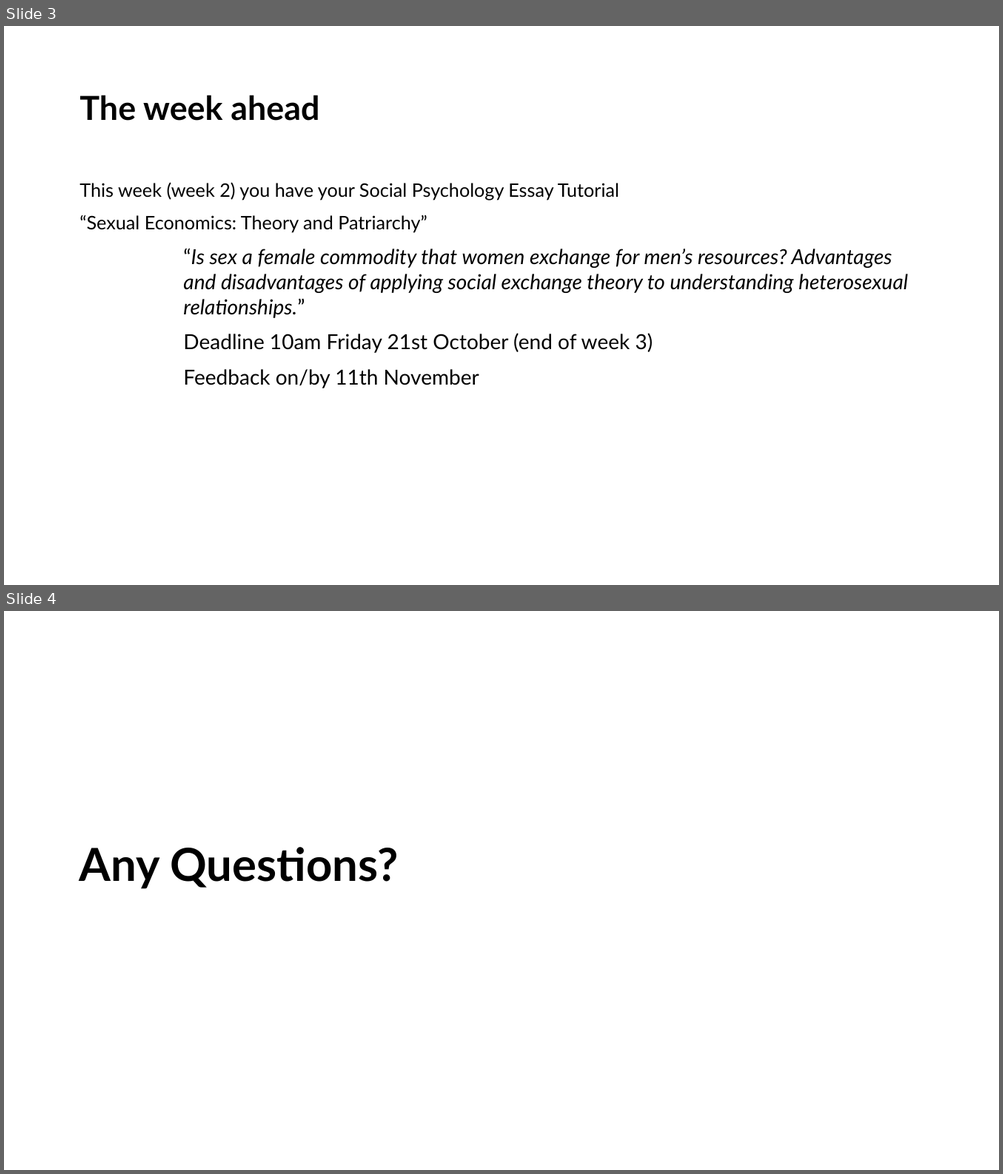
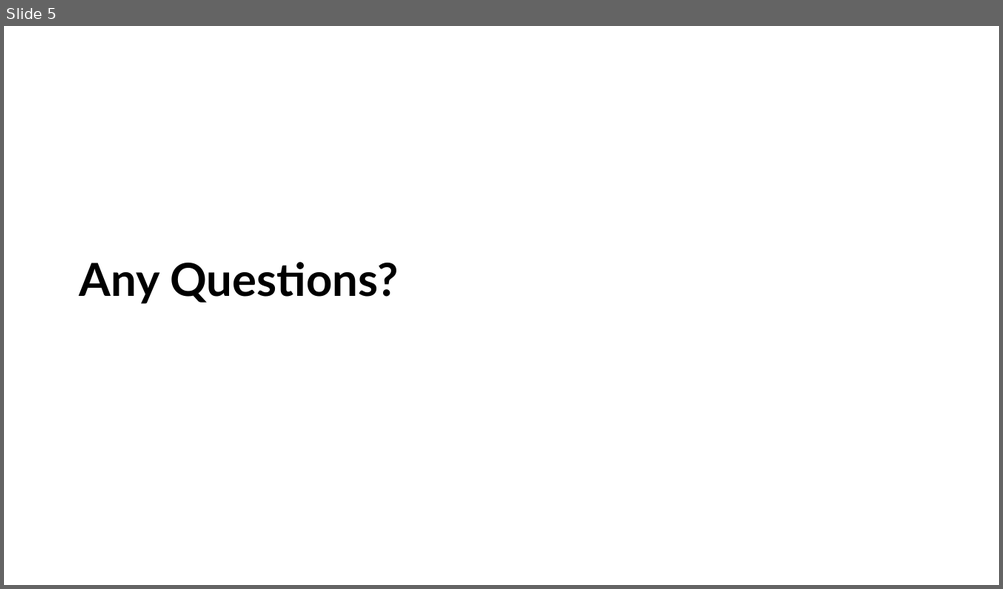
Before and after one commit to LittleMonkeyLab/PS52007Dslides, a slide deck: _site/lectures/Lecture03/Lecture03.pptx. Shown one above the other, each under a label of ours: slides 3 and 4 before the commit, slide 5 after it. The pictures are 1003x1174 and 1003x589 pixels, drawn with LibreOffice and Linux fonts; fonts in the diff are those of the drawing; background and template pictures are left out. Boxes give left, top, right and bottom in pixels: in the first picture for what was removed or moved away, otherwise in the second. Text is boxed around its words. In the diff, an @@ line names an element or a change of style, - is before the commit and + after.

```diff
--- a/_site/lectures/Lecture03/Lecture03.pptx
+++ b/_site/lectures/Lecture03/Lecture03.pptx
@@ slide 3 removed at (4,26,999,585), background #FFFFFF @@
@@ title removed at (79,95,319,121) @@
-The week ahead
@@ text removed at (79,182,908,389) @@
-This week (week 2) you have your Social Psychology Essay Tutorial
-“Sexual Economics: Theory and Patriarchy”
-“Is sex a female commodity that women exchange for men’s resources? Advantages and disadvantages of applying social exchange theory to understanding heterosexual relationships.”
-Deadline 10am Friday 21st October (end of week 3)
-Feedback on/by 11th November
@@ what was slide 4 is now slide 5 @@
```
Also in this commit, not shown: 2 slides changed, 23 slides added, 47 other files.
